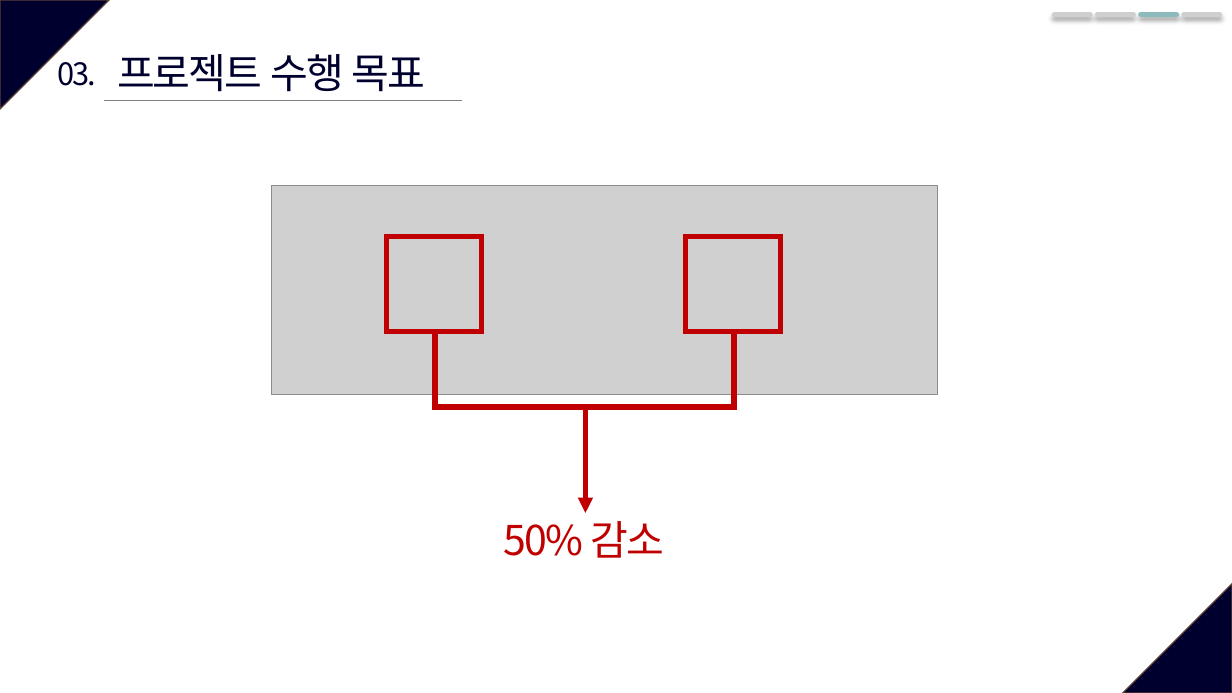
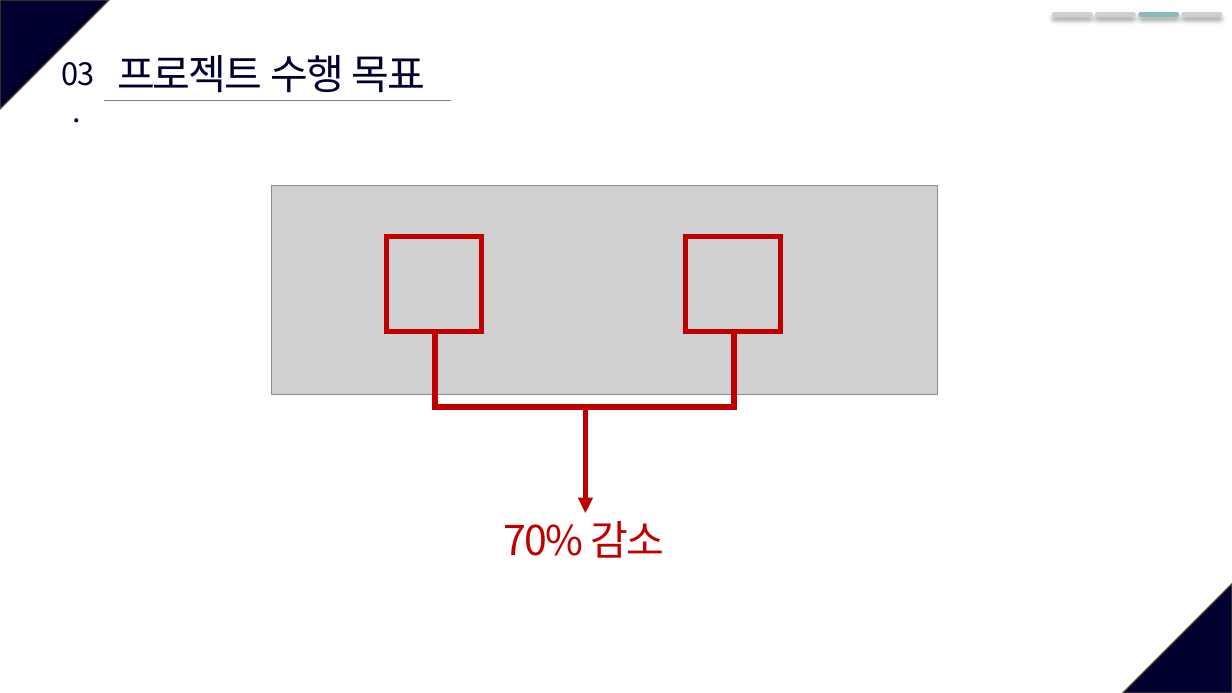
Before and after one commit to JeongJuhyeon/KNUBus, a slide deck: slide 10 of designdocs/Project Plan Presentation.pptx. Drawn at 1232x693 pixels with LibreOffice and Linux fonts; fonts in the diff are those of the drawing; grey boxes stand for pictures. Boxes give left, top, right and bottom in pixels: in the first picture for what was removed or moved away, otherwise in the second. Text is boxed around its words. In the diff, an @@ line names an element or a change of style, - is before the commit and + after.

```diff
--- a/designdocs/Project Plan Presentation.pptx
+++ b/designdocs/Project Plan Presentation.pptx
@@ text "03." rewrapped from [58,62,97,86] to [62,62,94,86] @@
@@ text "프로젝트 수행 목표" at [117,55,426,93]: font Noto Sans CJK KR to Arial @@
@@ line moved from (104, 100) - (462, 100) to (104, 100) - (451, 100) @@
@@ text at [504,521,665,558]: text changed @@
-50% 감소
+70% 감소
```
Also in this commit, not shown: 13 other slides changed, 1 slide added, 2 slides removed.
